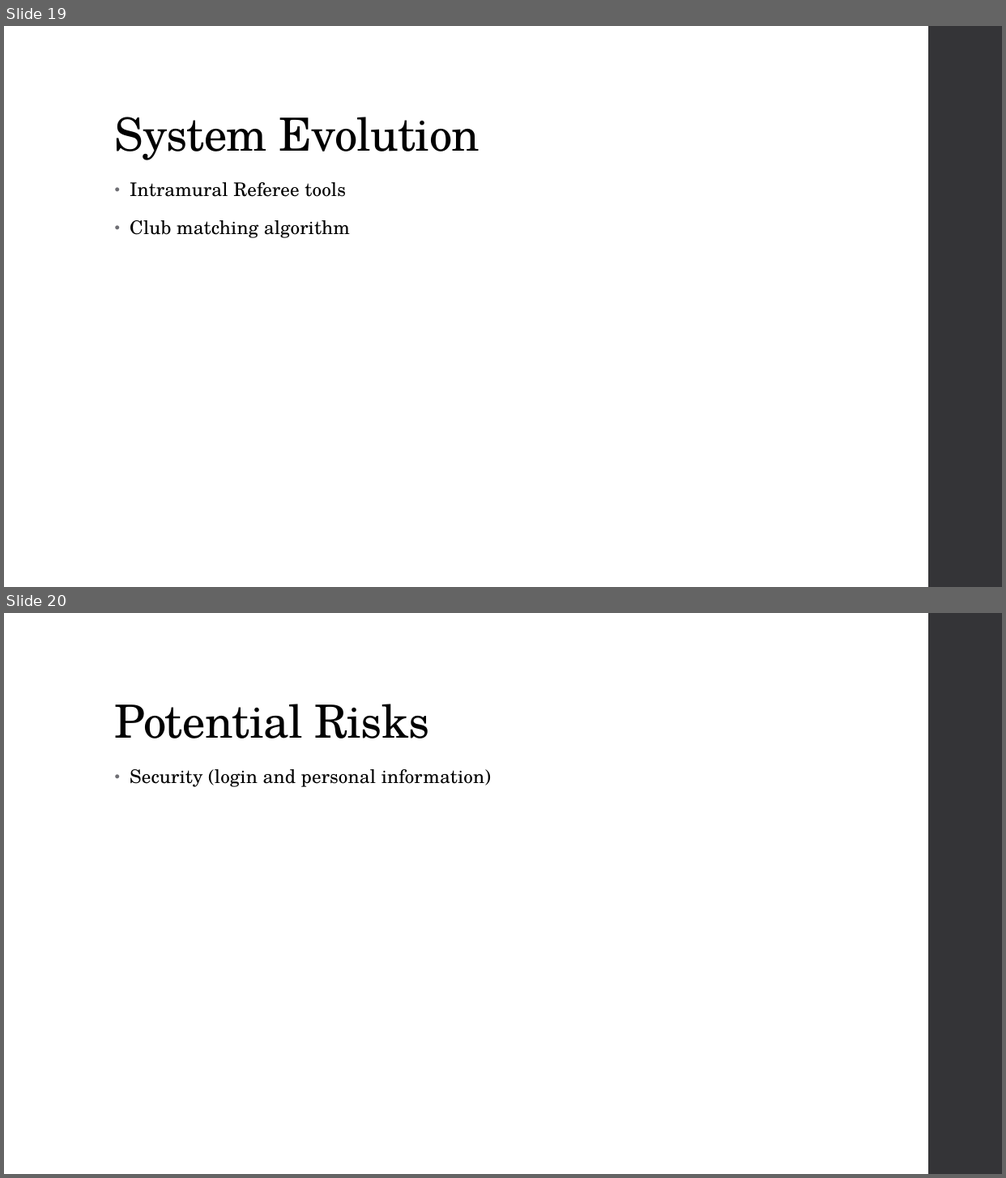
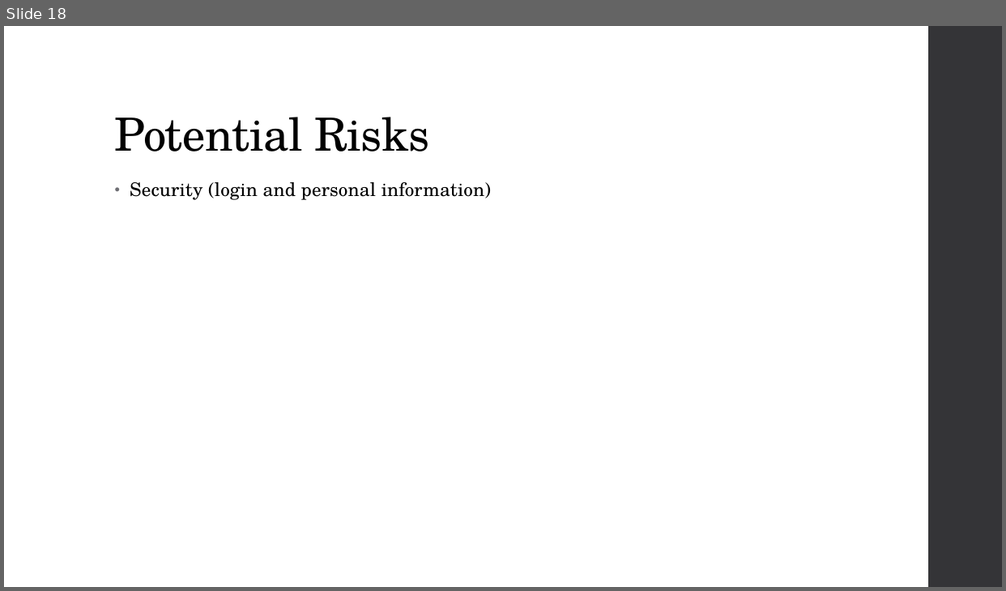
Before and after one commit to amgabriel45/CS495ClubStuff, a slide deck: Crimson Clubs (Requirements).pptx. Shown one above the other, each under a label of ours: slides 19 and 20 before the commit, slide 18 after it. The pictures are 1006x1178 and 1006x591 pixels, drawn with LibreOffice and Linux fonts; fonts in the diff are those of the drawing. Boxes give left, top, right and bottom in pixels: in the first picture for what was removed or moved away, otherwise in the second. Text is boxed around its words. In the diff, an @@ line names an element or a change of style, - is before the commit and + after.

```diff
--- a/Crimson Clubs (Requirements).pptx
+++ b/Crimson Clubs (Requirements).pptx
@@ slide 19 removed at <box>4,26,1002,587</box>, background #FFFFFF; not listed: 1 template element that a slide beside it also shows @@
@@ title removed at <box>115,117,480,160</box> @@
-System Evolution
@@ text removed at <box>130,182,350,238</box> @@
-• Intramural Referee tools
-• Club matching algorithm
@@ what was slide 20 is now slide 18 @@
```
Also in this commit, not shown: 4 slides changed, 1 other slide removed.
